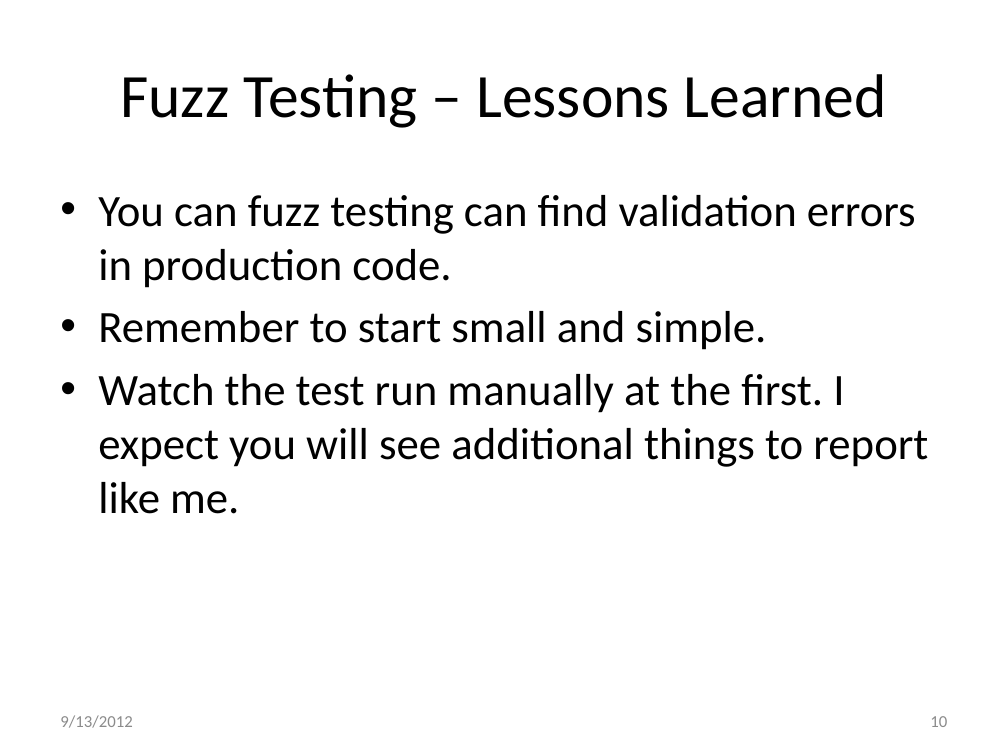
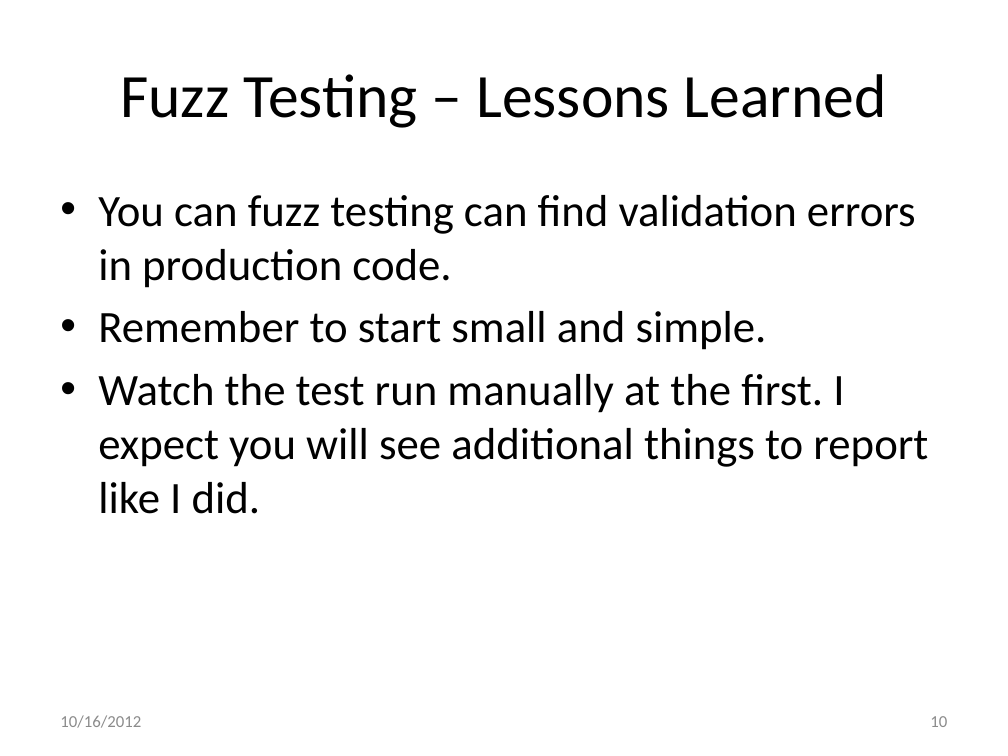
Before and after one commit to jasnow/PS4-FUZZER, a slide deck: slide 10 of fuzz-testing-experience.pptx. Drawn at 1008x756 pixels with LibreOffice and Linux fonts; fonts in the diff are those of the drawing. Boxes give left, top, right and bottom in pixels: in the first picture for what was removed or moved away, otherwise in the second. Text is boxed around its words. In the diff, an @@ line names an element or a change of style, - is before the commit and + after.

```diff
--- a/fuzz-testing-experience.pptx
+++ b/fuzz-testing-experience.pptx
@@ text at <box>98,374,928,514</box>: text changed @@
-• Watch the test run manually at the first. I expect you will see additional things to report like me.
+• Watch the test run manually at the first. I expect you will see additional things to report like I did.
@@ text at <box>60,715,141,728</box>: text changed @@
-9/13/2012
+10/16/2012
```
Also in this commit, not shown: 11 other slides changed.
